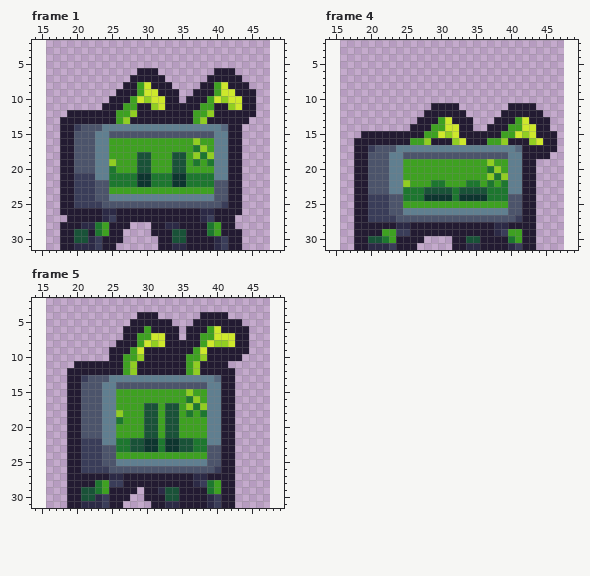
One commit to this pixel-art file: assets/player/player.ase. That is the earlier state.
32x32 pixels, 5 frames. Shown: frame 1: x 14..49, y 2..31; frame 4: x 14..49, y 2..31; frame 5: x 14..49, y 2..31. The old version is drawn lined up with the new one, on the new canvas. The commit also changed other frames, which this record leaves out.
New version:
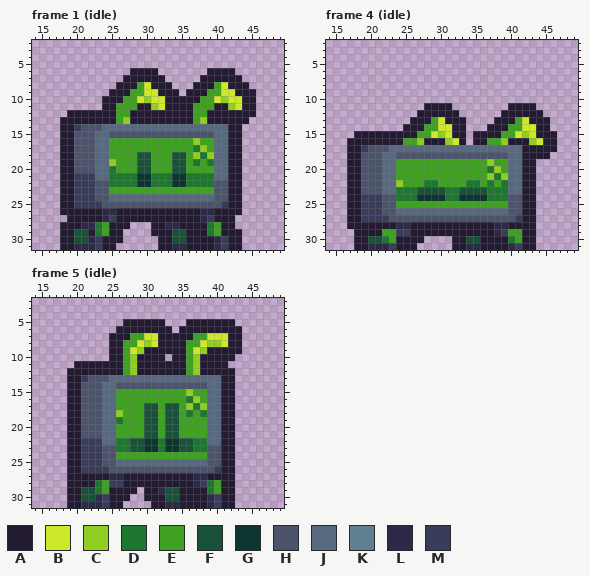
Palette (. is transparent): A #231b32  B #cee82c  C #91ce22  D #1d772f  E #3ea121  F #195238  G #0d352f  H #4c546b  J #57697f  K #607f90  L #2c2a46  M #3a3d59
The exact change:
canvas 32x32 -> 64x32, the old top-left corner now at 16,0
--- frame 1 (idle)
@@ x 21..43 @@
  5 .......................
- 6 ........AAA........AAA.
- 7 .......AAAAA......AAAAA
- 8 ......AAEBAAA....AAEBAA
- 9 .....AAAEBBAAA..AAAEBBA
-10 ....AAAEBCBBAA.AAAEBCBB
-11 ...AAAEEAACBAAAAAEEAACB
-12 AAAAAEECAAAAAAAAEECAAAA
+ 6 .......AAAA.......AAAA.
+ 7 ......AAAAAA.....AAAAAA
+ 8 .....AAAEBAAA...AAAEBAA
+ 9 ....AAAEEBBAAA.AAAEEBBA
+10 ...AAAEEBCBBAAAAAEEBCBB
+11 ...AAEEEAACBAAAAEEEAACB
+12 AAAAAEEAAAAAAAAAEEAAAAA
 13 AAAAAECAAAAAAAAAECAAAAA
-14 HHHKKKKKKKKKKKKKKKKKJAA
-15 HHKKHHHHHHHHHHHHHHHKKAA
-16 HHKKEEEEEEEEEEEECEEKKAA
-17 HHKKEEEEEEEEEEEEDCEKKAA
-18 HHKKEEEEFFEEEFFECDCKKAA
-19 HHKKCEEEFFEEEFFEDEDKKAA
-20 HHKKDEEEFFEEEFFEEEEKKAA
-21 MMKKDDDDGGDDDGGDDDDKKAA
+14 HHHJJJJJJJJJJJJJJJJJJAA
+15 HHJJHHHHHHHHHHHHHHHJJAA
+16 HHJJEEEEEEEEEEEECEEJJAA
+17 HHJJEEEEEEEEEEEEDCEJJAA
+18 HHJJEEEEFFEEEFFECDCJJAA
+19 HHJJCEEEFFEEEFFEDEDJJAA
+20 HHJJDEEEFFEEEFFEEEEJJAA
+21 MMJJDDDDGGDDDGGDDDDJJAA
 22 MMHHDDDDGGDDDGGDDDDHHAA
 23 MMHHEEEEEEEEEEEEEEEHHAA
-24 MMHHKKKKKKKKKKKKKKKHHAA
+24 MMHHJJJJJJJJJJJJJJJHHAA
 25 MMMHHHHHHHHHHHHHHHHHMAA
--- frame 4 (idle)
@@ x 14..49 @@
 10 ....................................
-11 ...............AAAA.......AAAA......
-12 ..............AAAAAA.....AAAAAA.....
-13 .............AAAEBAAA...AAAEBAAA....
-14 ............AAAEEBBAA..AAAEEBBAA....
-15 .....AAAAAAAAAEEBCBAAAAAAEEBCBAAA...
-16 ....AAAAAAAAEECAAACBAAAEECAAACBAA...
-17 ....AAMHHHKKKKKKKKKKKKKKKKKJAAAAA...
-18 ....AAHHHKKHHHHHHHHHHHHHHHKKAAAA....
-19 ....AAHHHKKEEEEEEEEEEEECEEKKAA......
-20 ....AAHHHKKEEEEEEEEEEEEDCEKKAA......
-21 ....AAHHHKKEEEEEEEEEEEECDCKKAA......
-22 ....AAHHHKKCEEEDDEEEDDEDEDKKAA......
-23 ....AAHHHKKDDDFFFFDFFFFDDDKKAA......
-24 ....AAMMMHHDDDGGGGDGGGGDDDHHAA......
-25 ....AAMMMHHEEEEEEEEEEEEEEEHHAA......
-26 ....AAMMMHHKKKKKKKKKKKKKKKHHAA......
-27 ....AAMMMMHHHHHHHHHHHHHHHHHMAA......
-28 ....AAAAAALLAAAAAAAAAAAALLAAAA......
+11 ..............AAAA........AAAA......
+12 .............AAAAAA......AAAAAA.....
+13 ............AAAEBAAA....AAAEBAAA....
+14 ...........AAAEEBBAA...AAAEEBBAA....
+15 ....AAAAAAAAAEEBCBAA.AAAAEEBCBAAA...
+16 ...AAAAAAAAEECAAACBA.AAEECAAACBAA...
+17 ...AAMHHHJJJJJJJJJJJJJJJJJJJAAAAA...
+18 ...AAHHHJJHHHHHHHHHHHHHHHHJJAAAA....
+19 ...AAHHHJJEEEEEEEEEEEEECEEJJAA......
+20 ...AAHHHJJEEEEEEEEEEEEEDCEJJAA......
+21 ...AAHHHJJEEEEEEEEEEEEECDCJJAA......
+22 ...AAHHHJJCEEEDDEEEEDDEDEDJJAA......
+23 ...AAHHHJJDDDFFFFDDFFFFDDDJJAA......
+24 ...AAMMMHHDDDGGGGDDGGGGDDDHHAA......
+25 ...AAMMMHHEEEEEEEEEEEEEEEEHHAA......
+26 ...AAMMMHHJJJJJJJJJJJJJJJJHHAA......
+27 ...AAMMMMHHHHHHHHHHHHHHHHHHMAA......
+28 ...AAAAAAALLAAAAAAAAAAAALLAAAA......
 29 ....AAAAEEMMAAAAAAAAAAAALMEEAA......
--- frame 5 (idle)
@@ x 22..46 @@
  3 .........................
- 4 .......AAA......AAAA.....
- 5 ......AAAAAA...AAAAAAA...
- 6 .....AAAEAAAA.AAAEBAAAA..
- 7 .....AAEEBBAA.AAEEBBBAA..
- 8 ....AAAEBCBAAAAAEBCCBAA..
- 9 ...AAAEBAAAAAAAEBAAAAAA..
-10 ...AAEECAAAAAAEECAAAAA...
+ 4 .........................
+ 5 .....AAAAAA...AAAAAAA....
+ 6 ....AAAAAAAA.AAAAAAAAA...
+ 7 ...AAAEEBBAAAAAEEBBBAA...
+ 8 ...AAEEBCBAAAAEEBCCBAA...
+ 9 ...AAEBCAAAAAAEBCAAAAA...
+10 ...AAECAAAA.AAECAAAAA....
 11 AAAAAECAAAAAAAECAAAA.....
 12 AAAAAECAAAAAAAECAAAAA....
-13 HHHKKKKKKKKKKKKKKKJAA....
-14 HHKKHHHHHHHHHHHHHKKAA....
-15 HHKKEEEEEEEEEECEEKKAA....
-16 HHKKEEEEEEEEEEDCEKKAA....
-17 HHKKEEEEFFEFFECDCKKAA....
-18 HHKKCEEEFFEFFEDEDKKAA....
-19 HHKKDEEEFFEFFEEEEKKAA....
-20 HHKKEEEEFFEFFEEEEKKAA....
-21 HHKKEEEEFFEFFEEEEKKAA....
-22 MMKKDDFFGGDGGFFDDKKAA....
+13 HHHJJJJJJJJJJJJJJJJAA....
+14 HHJJHHHHHHHHHHHHHJJAA....
+15 HHJJEEEEEEEEEECEEJJAA....
+16 HHJJEEEEEEEEEEDCEJJAA....
+17 HHJJEEEEFFEFFECDCJJAA....
+18 HHJJCEEEFFEFFEDEDJJAA....
+19 HHJJDEEEFFEFFEEEEJJAA....
+20 HHJJEEEEFFEFFEEEEJJAA....
+21 HHJJEEEEFFEFFEEEEJJAA....
+22 MMJJDDFFGGDGGFFDDJJAA....
 23 MMHHDDFFGGDGGFFDDHHAA....
 24 MMHHEEEEEEEEEEEEEHHAA....
-25 MMHHKKKKKKKKKKKKKHHAA....
+25 MMHHJJJJJJJJJJJJJHHAA....
 26 MMMHHHHHHHHHHHHHHHMAA....
Where, in picture pixels (left, top, right, bottom), the same in both pictures:
changed: (95, 68, 228, 201)
changed: (347, 103, 522, 229)
changed: (102, 312, 249, 466)
